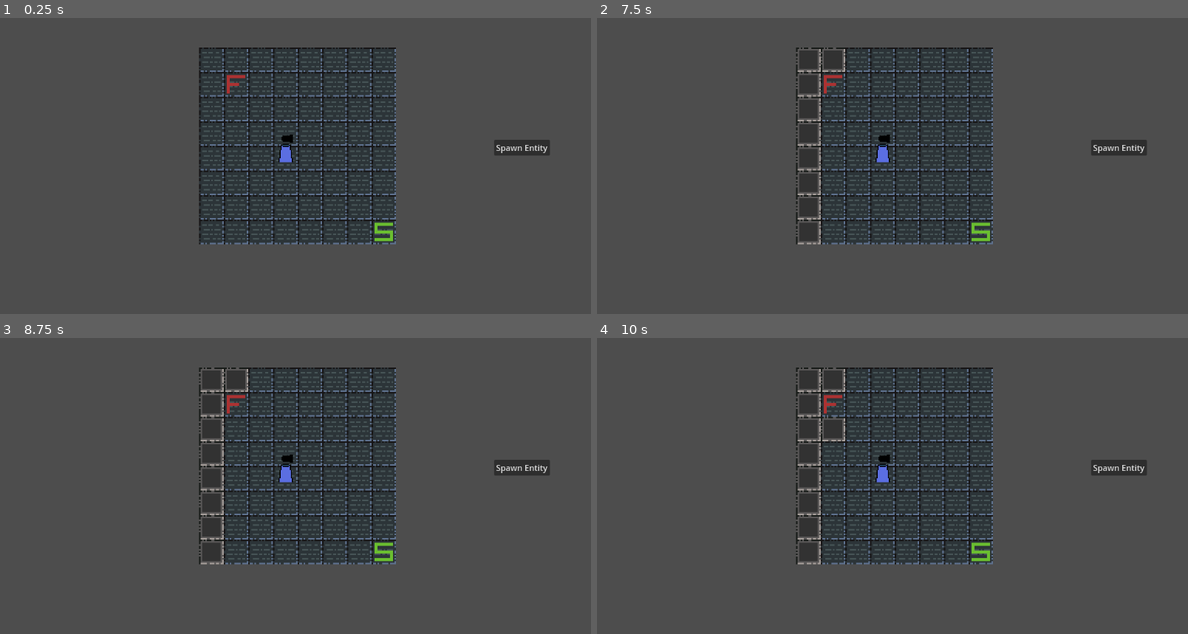
Above: before the commit, frames 1-4 (two rows, left to right).
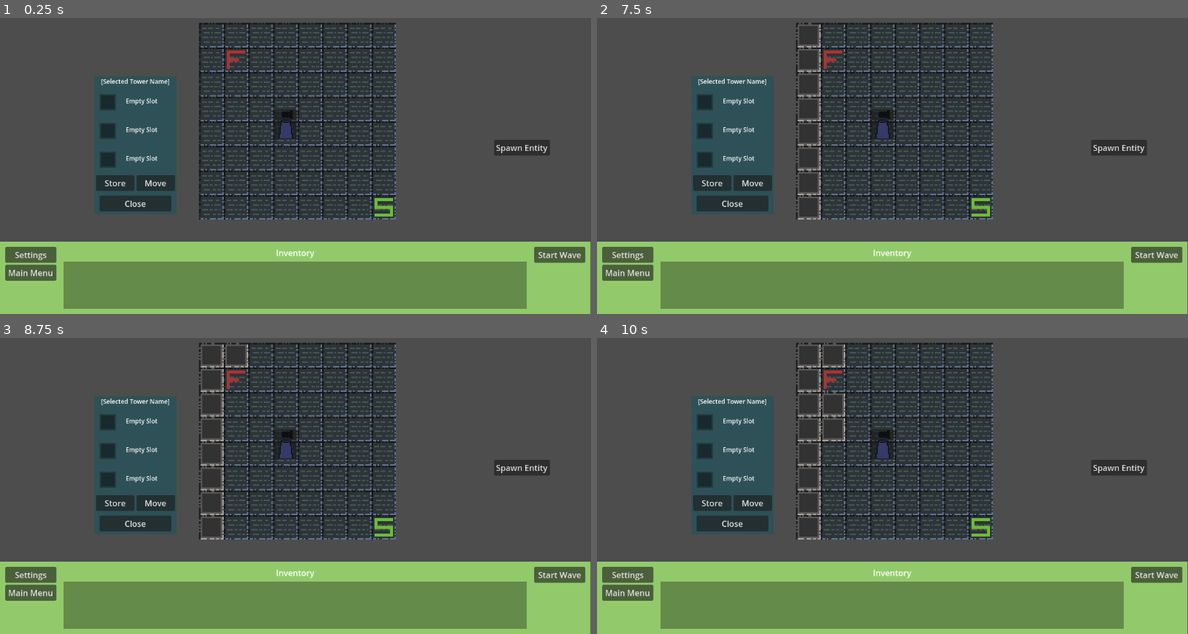
Above: after the commit, the same moments.

Repository: Shmupo/BrackeysGJ-TdGame
Game: Godot game, scene res://Scenes/TestScene.tscn
Two runs of this game, one before a commit and one after it. Both use one fixed random seed, a clock stepped at 60 frames per second and the inputs below.
Inputs (mouse positions are in pixels of both pictures, inside the frame that each line leads up to):
- Up to frame 1 (0.25 s): no input
- Up to frame 2 (7.5 s): click (809, 59) at 0.52 s; click (809, 35) at 1.27 s; click (809, 83) at 2.02 s; click (809, 109) at 2.77 s; click (809, 133) at 3.52 s; click (809, 157) at 4.27 s; click (809, 183) at 5.02 s; click (809, 207) at 5.77 s; click (809, 231) at 6.52 s; click (833, 59) at 7.27 s
- Up to frame 3 (8.75 s): click (236, 355) at 8.02 s
- Up to frame 4 (10 s): click (833, 403) at 8.77 s; click (833, 429) at 9.52 s

The runs differ from the first frame. In frame 1, 35% of the frame differs, in the area x 0-100%, y 1-100%; in frame 2, 35%; in frame 3, 35%; in frame 4, 35%.

Commit message:
Add TowerMenu, Nonfunctional UI with Inventory Menu, other changes
TilePlacementComponent now uses InputComponent's generated buttons to get user input. Needed to do this because the TowerModMenu was overlapping with the UserInteractableTileMapLayer input.

Added damage value to ShootingComponent
Added targetingRadius + setter to set target range of tower
Added modsComponent object to tower - not yet fully implemented

Diff:
--- /dev/null
+++ b/Scenes/Components/ModsInventoryMenu.tscn
@@ -0,0 +1,65 @@
+[gd_scene format=3 uid="uid://dyd4rvrn12tp"]
+
+[node name="ModsInventoryMenu" type="MarginContainer"]
+offset_top = 507.0
+offset_right = 1151.0
+offset_bottom = 648.0
+
+[node name="MenuBackgroundColorRect" type="ColorRect" parent="."]
+layout_mode = 2
+mouse_filter = 2
+color = Color(0.574011, 0.792985, 0.419779, 1)
+
+[node name="MarginContainer" type="MarginContainer" parent="."]
+layout_mode = 2
+theme_override_constants/margin_left = 10
+theme_override_constants/margin_top = 10
+theme_override_constants/margin_right = 10
+theme_override_constants/margin_bottom = 10
+
+[node name="ModsInventoryMenu" type="HBoxContainer" parent="MarginContainer"]
+layout_mode = 2
+
+[node name="LeftVBoxContainer" type="VBoxContainer" parent="MarginContainer/ModsInventoryMenu"]
+custom_minimum_size = Vector2(100, 0)
+layout_mode = 2
+
+[node name="SettingsButton" type="Button" parent="MarginContainer/ModsInventoryMenu/LeftVBoxContainer"]
+layout_mode = 2
+text = "Settings"
+
+[node name="MainMenuButton" type="Button" parent="MarginContainer/ModsInventoryMenu/LeftVBoxContainer"]
+layout_mode = 2
+text = "Main Menu"
+
+[node name="MidVBoxContainer" type="VBoxContainer" parent="MarginContainer/ModsInventoryMenu"]
+layout_mode = 2
+size_flags_horizontal = 3
+
+[node name="ModsRichTextLabel" type="RichTextLabel" parent="MarginContainer/ModsInventoryMenu/MidVBoxContainer"]
+custom_minimum_size = Vector2(0, 25)
+layout_mode = 2
+bbcode_enabled = true
+text = "[center]Inventory"
+
+[node name="MarginContainer" type="MarginContainer" parent="MarginContainer/ModsInventoryMenu/MidVBoxContainer"]
+layout_mode = 2
+size_flags_vertical = 3
+theme_override_constants/margin_left = 10
+theme_override_constants/margin_right = 10
+
+[node name="ColorRect" type="ColorRect" parent="MarginContainer/ModsInventoryMenu/MidVBoxContainer/MarginContainer"]
+layout_mode = 2
+mouse_filter = 2
+color = Color(0, 0, 0, 0.313726)
+
+[node name="ModsGridContainer" type="GridContainer" parent="MarginContainer/ModsInventoryMenu/MidVBoxContainer/MarginContainer"]
+layout_mode = 2
+
+[node name="RightVBoxContainer" type="VBoxContainer" parent="MarginContainer/ModsInventoryMenu"]
+custom_minimum_size = Vector2(100, 0)
+layout_mode = 2
+
+[node name="StartWaveButton" type="Button" parent="MarginContainer/ModsInventoryMenu/RightVBoxContainer"]
+layout_mode = 2
+text = "Start Wave"
--- a/Scenes/Components/Tower/TestTower1.tscn
+++ b/Scenes/Components/Tower/TestTower1.tscn
@@ -1,10 +1,12 @@
-[gd_scene load_steps=7 format=3 uid="uid://dhauw1e87j6c7"]
+[gd_scene load_steps=9 format=3 uid="uid://dhauw1e87j6c7"]
 
 [ext_resource type="Texture2D" uid="uid://1dxs4cepqs1w" path="res://Assets/Resources/TestTower1Body.tres" id="1_udgcx"]
 [ext_resource type="Script" path="res://Scripts/Tower/Tower.gd" id="1_w7taf"]
 [ext_resource type="Texture2D" uid="uid://bfh13yodu0ibs" path="res://Assets/Resources/TestTower1Turret.tres" id="2_p2wjh"]
 [ext_resource type="Script" path="res://Scripts/Tower/TargetingComponent.gd" id="3_8ihh2"]
 [ext_resource type="Script" path="res://Scripts/Tower/ShootingComponent.gd" id="5_4dxmy"]
+[ext_resource type="Script" path="res://Scripts/Tower/ModsComponent.gd" id="6_xh02y"]
+[ext_resource type="Script" path="res://Scripts/Tower/TowerMenuButton.gd" id="7_lcyod"]
 
 [sub_resource type="CircleShape2D" id="CircleShape2D_s7i8f"]
 radius = 50.0
@@ -33,3 +35,14 @@
 shape = SubResource("CircleShape2D_s7i8f")
 
 [node name="FireTimer" type="Timer" parent="."]
+
+[node name="ModsComponent" type="Node" parent="."]
+script = ExtResource("6_xh02y")
+
+[node name="TowerMenuButton" type="Button" parent="."]
+offset_left = -11.0
+offset_top = -13.0
+offset_right = 33.0
+offset_bottom = 45.0
+scale = Vector2(0.5, 0.5)
+script = ExtResource("7_lcyod")
--- /dev/null
+++ b/Scenes/Components/Tower/TowerMenu.tscn
@@ -0,0 +1,213 @@
+[gd_scene load_steps=2 format=3 uid="uid://s08lq8bnqkx0"]
+
+[ext_resource type="Script" path="res://Scripts/Tower/ModMenu/TowerMenu.gd" id="1_efdv1"]
+
+[node name="TowerModMenu" type="Node2D"]
+script = ExtResource("1_efdv1")
+
+[node name="MarginContainer" type="MarginContainer" parent="."]
+offset_left = -81.0
+offset_top = -125.0
+offset_right = 79.0
+offset_bottom = 125.0
+
+[node name="MenuBackgroundColorRect" type="ColorRect" parent="MarginContainer"]
+layout_mode = 2
+color = Color(0.182567, 0.316886, 0.343739, 1)
+
+[node name="VBoxContainer" type="VBoxContainer" parent="MarginContainer"]
+layout_mode = 2
+size_flags_vertical = 4
+
+[node name="MarginContainer" type="MarginContainer" parent="MarginContainer/VBoxContainer"]
+layout_mode = 2
+theme_override_constants/margin_left = 2
+theme_override_constants/margin_top = 2
+theme_override_constants/margin_right = 2
+theme_override_constants/margin_bottom = 2
+
+[node name="TowerNameRichTextLabel" type="RichTextLabel" parent="MarginContainer/VBoxContainer/MarginContainer"]
+unique_name_in_owner = true
+layout_mode = 2
+size_flags_vertical = 4
+theme_override_font_sizes/normal_font_size = 12
+bbcode_enabled = true
+text = "[center][Selected Tower Name]"
+fit_content = true
+scroll_active = false
+
+[node name="ModSlotRow" type="HBoxContainer" parent="MarginContainer/VBoxContainer"]
+custom_minimum_size = Vector2(0, 50)
+layout_mode = 2
+
+[node name="SlotMarginContainer" type="MarginContainer" parent="MarginContainer/VBoxContainer/ModSlotRow"]
+layout_mode = 2
+theme_override_constants/margin_left = 10
+theme_override_constants/margin_top = 10
+theme_override_constants/margin_right = 10
+theme_override_constants/margin_bottom = 10
+
+[node name="SlotBackground" type="ColorRect" parent="MarginContainer/VBoxContainer/ModSlotRow/SlotMarginContainer"]
+custom_minimum_size = Vector2(26, 26)
+layout_mode = 2
+size_flags_horizontal = 4
+size_flags_vertical = 4
+mouse_filter = 2
+color = Color(0, 0, 0, 0.27451)
+
+[node name="SnapPoint1" type="Node2D" parent="MarginContainer/VBoxContainer/ModSlotRow/SlotMarginContainer/SlotBackground"]
+unique_name_in_owner = true
+position = Vector2(13, 13)
+
+[node name="SlotBackground2" type="ColorRect" parent="MarginContainer/VBoxContainer/ModSlotRow/SlotMarginContainer"]
+custom_minimum_size = Vector2(32, 32)
+layout_mode = 2
+size_flags_horizontal = 4
+size_flags_vertical = 4
+mouse_filter = 2
+color = Color(0, 0, 0, 0.27451)
+
+[node name="ModNameMarginContainer" type="MarginContainer" parent="MarginContainer/VBoxContainer/ModSlotRow"]
+clip_contents = true
+layout_mode = 2
+size_flags_horizontal = 3
+theme_override_constants/margin_left = 5
+theme_override_constants/margin_top = 5
+theme_override_constants/margin_right = 5
+theme_override_constants/margin_bottom = 10
+
+[node name="RichTextLabel" type="RichTextLabel" parent="MarginContainer/VBoxContainer/ModSlotRow/ModNameMarginContainer"]
+layout_mode = 2
+size_flags_vertical = 4
+theme_override_font_sizes/normal_font_size = 12
+text = "Empty Slot"
+fit_content = true
+scroll_active = false
+metadata/_edit_use_anchors_ = true
+
+[node name="ModSlotRow2" type="HBoxContainer" parent="MarginContainer/VBoxContainer"]
+custom_minimum_size = Vector2(0, 50)
+layout_mode = 2
+
+[node name="SlotMarginContainer" type="MarginContainer" parent="MarginContainer/VBoxContainer/ModSlotRow2"]
+layout_mode = 2
+theme_override_constants/margin_left = 10
+theme_override_constants/margin_top = 10
+theme_override_constants/margin_right = 10
+theme_override_constants/margin_bottom = 10
+
+[node name="SlotBackground" type="ColorRect" parent="MarginContainer/VBoxContainer/ModSlotRow2/SlotMarginContainer"]
+custom_minimum_size = Vector2(26, 26)
+layout_mode = 2
+size_flags_horizontal = 4
+size_flags_vertical = 4
+mouse_filter = 2
+color = Color(0, 0, 0, 0.27451)
+
+[node name="SnapPoint2" type="Node2D" parent="MarginContainer/VBoxContainer/ModSlotRow2/SlotMarginContainer/SlotBackground"]
+unique_name_in_owner = true
+position = Vector2(13, 13)
+
+[node name="SlotBackground2" type="ColorRect" parent="MarginContainer/VBoxContainer/ModSlotRow2/SlotMarginContainer"]
+custom_minimum_size = Vector2(32, 32)
+layout_mode = 2
+size_flags_horizontal = 4
+size_flags_vertical = 4
+mouse_filter = 2
+color = Color(0, 0, 0, 0.27451)
+
+[node name="ModNameMarginContainer" type="MarginContainer" parent="MarginContainer/VBoxContainer/ModSlotRow2"]
+clip_contents = true
+layout_mode = 2
+size_flags_horizontal = 3
+theme_override_constants/margin_left = 5
+theme_override_constants/margin_top = 5
+theme_override_constants/margin_right = 5
+theme_override_constants/margin_bottom = 10
+
+[node name="RichTextLabel" type="RichTextLabel" parent="MarginContainer/VBoxContainer/ModSlotRow2/ModNameMarginContainer"]
+layout_mode = 2
+size_flags_vertical = 4
+theme_override_font_sizes/normal_font_size = 12
+text = "Empty Slot"
+fit_content = true
+scroll_active = false
+metadata/_edit_use_anchors_ = true
+
+[node name="ModSlotRow3" type="HBoxContainer" parent="MarginContainer/VBoxContainer"]
+custom_minimum_size = Vector2(0, 50)
+layout_mode = 2
+
+[node name="SlotMarginContainer" type="MarginContainer" parent="MarginContainer/VBoxContainer/ModSlotRow3"]
+layout_mode = 2
+theme_override_constants/margin_left = 10
+theme_override_constants/margin_top = 10
+theme_override_constants/margin_right = 10
+theme_override_constants/margin_bottom = 10
+
+[node name="SlotBackground" type="ColorRect" parent="MarginContainer/VBoxContainer/ModSlotRow3/SlotMarginContainer"]
+custom_minimum_size = Vector2(26, 26)
+layout_mode = 2
+size_flags_horizontal = 4
+size_flags_vertical = 4
+mouse_filter = 2
+color = Color(0, 0, 0, 0.27451)
+
+[node name="SnapPoint3" type="Node2D" parent="MarginContainer/VBoxContainer/ModSlotRow3/SlotMarginContainer/SlotBackground"]
+unique_name_in_owner = true
+position = Vector2(13, 13)
+
+[node name="SlotBackground2" type="ColorRect" parent="MarginContainer/VBoxContainer/ModSlotRow3/SlotMarginContainer"]
+custom_minimum_size = Vector2(32, 32)
+layout_mode = 2
+size_flags_horizontal = 4
+size_flags_vertical = 4
+mouse_filter = 2
+color = Color(0, 0, 0, 0.27451)
+
+[node name="ModNameMarginContainer" type="MarginContainer" parent="MarginContainer/VBoxContainer/ModSlotRow3"]
+clip_contents = true
+layout_mode = 2
+size_flags_horizontal = 3
+theme_override_constants/margin_left = 5
+theme_override_constants/margin_top = 5
+theme_override_constants/margin_right = 5
+theme_override_constants/margin_bottom = 10
+
+[node name="RichTextLabel" type="RichTextLabel" parent="MarginContainer/VBoxContainer/ModSlotRow3/ModNameMarginContainer"]
+layout_mode = 2
+size_flags_vertical = 4
+theme_override_font_sizes/normal_font_size = 12
+text = "Empty Slot"
+fit_content = true
+scroll_active = false
+metadata/_edit_use_anchors_ = true
+
+[node name="HBoxContainer" type="HBoxContainer" parent="MarginContainer/VBoxContainer"]
+layout_mode = 2
+size_flags_horizontal = 4
+size_flags_vertical = 4
+
+[node name="StoreButton" type="Button" parent="MarginContainer/VBoxContainer/HBoxContainer"]
+unique_name_in_owner = true
+custom_minimum_size = Vector2(75, 0)
+layout_mode = 2
+text = "Store"
+
+[node name="MoveButton" type="Button" parent="MarginContainer/VBoxContainer/HBoxContainer"]
+unique_name_in_owner = true
+custom_minimum_size = Vector2(75, 0)
+layout_mode = 2
+text = "Move"
+
+[node name="MarginContainer2" type="MarginContainer" parent="MarginContainer/VBoxContainer"]
+layout_mode = 2
+theme_override_constants/margin_left = 10
+theme_override_constants/margin_top = 5
+theme_override_constants/margin_right = 10
+theme_override_constants/margin_bottom = 5
+
+[node name="CloseButton" type="Button" parent="MarginContainer/VBoxContainer/MarginContainer2"]
+unique_name_in_owner = true
+layout_mode = 2
+text = "Close"
--- a/Scenes/TestScene.tscn
+++ b/Scenes/TestScene.tscn
@@ -1,9 +1,11 @@
-[gd_scene load_steps=7 format=4 uid="uid://u0da0rqffi33"]
+[gd_scene load_steps=9 format=4 uid="uid://u0da0rqffi33"]
 
 [ext_resource type="PackedScene" uid="uid://7xucjjga5p5t" path="res://Scenes/Components/UserInteractableTileMap.tscn" id="1_oi0qw"]
 [ext_resource type="Texture2D" uid="uid://8jl5xsmjy2y1" path="res://Assets/TilemapPrototype1Sheet.png" id="2_e1nrq"]
 [ext_resource type="Script" path="res://Scripts/Entity/EntityManager.gd" id="3_hw5di"]
 [ext_resource type="PackedScene" uid="uid://dhauw1e87j6c7" path="res://Scenes/Components/Tower/TestTower1.tscn" id="4_iym6a"]
+[ext_resource type="PackedScene" uid="uid://s08lq8bnqkx0" path="res://Scenes/Components/Tower/TowerMenu.tscn" id="4_koogo"]
+[ext_resource type="PackedScene" uid="uid://dyd4rvrn12tp" path="res://Scenes/Components/ModsInventoryMenu.tscn" id="6_qdaid"]
 
 [sub_resource type="TileSetAtlasSource" id="TileSetAtlasSource_73egr"]
 texture = ExtResource("2_e1nrq")
@@ -24,12 +26,13 @@
 [node name="TestScene" type="Node2D"]
 
 [node name="BackgroundLayer" type="TileMapLayer" parent="."]
-position = Vector2(580, 320)
+position = Vector2(580, 272)
 scale = Vector2(3, 3)
 tile_map_data = PackedByteArray("AAAAAP//AAACAAAAAAD/////AAACAAAAAAD//wAAAAACAAAAAAAAAAAAAAACAAAAAAABAAAAAAACAAAAAAABAP …(944 unchanged characters)…
 tile_set = SubResource("TileSet_bmptf")
 
 [node name="UserInteractableTileMapLayer" parent="." instance=ExtResource("1_oi0qw")]
+position = Vector2(580, 272)
 scale = Vector2(3, 3)
 
 [node name="EntityManager" type="Node2D" parent="UserInteractableTileMapLayer"]
@@ -37,7 +40,7 @@
 scale = Vector2(0.333333, 0.333333)
 script = ExtResource("3_hw5di")
 
-[node name="Button" type="Button" parent="."]
+[node name="SpawnEntityButton" type="Button" parent="."]
 offset_left = 963.0
 offset_top = 308.0
 offset_right = 1072.0
@@ -45,5 +48,12 @@
 text = "Spawn Entity"
 
 [node name="TestTower1" parent="." instance=ExtResource("4_iym6a")]
-position = Vector2(557, 322)
+position = Vector2(557, 275)
 scale = Vector2(2, 2)
+
+[node name="TowerMenu" parent="." instance=ExtResource("4_koogo")]
+top_level = true
+position = Vector2(265, 309)
+scale = Vector2(0.999999, 0.999999)
+
+[node name="ModsInventoryMenu" parent="." instance=ExtResource("6_qdaid")]
--- a/Scripts/Entity/EntityBaseClass.gd
+++ b/Scripts/Entity/EntityBaseClass.gd
@@ -15,10 +15,8 @@
 func setup(path: PackedVector2Array) -> void:
 	if path.size() > 0:
 		movementComponent.setup(path)
-		position = path[0]
-	else:
-		print("Error: trying to set a path with no values onto entity, calling queue free onto entity")
-		# delete this entity since no path will be followed
+		global_position = path[0]
+	else: # no path set, delete self
 		queue_free()
 
 # pass into movement component
--- a/Scripts/Entity/EntityManager.gd
+++ b/Scripts/Entity/EntityManager.gd
@@ -13,7 +13,7 @@
 @onready var userInteractableTileMapLayer: UserInteractableTilemapLayer = $".."
 
 # TESTING
-@onready var spawnEntityButton: Button = $"../../Button"
+@onready var spawnEntityButton: Button = $"../../SpawnEntityButton"
 
 var startCoord: Vector2
 
--- a/Scripts/Entity/MovementComponent.gd
+++ b/Scripts/Entity/MovementComponent.gd
@@ -19,17 +19,14 @@
 # get parent
 @onready var entity: Entity = $".."
 
-func _ready() -> void:
-	pass
-
 # call this before making the entity do anything
 func setup(newPath: Array[Vector2]) -> void:
 	path = newPath
 
 # call this to make this entity start moving along the path
 func startMoving() -> void:
-	if path == null:
-		print("ERROR: called startMoving on " + name + ", but no path is set to move with")
+	if path.is_empty():
+		print("ERROR: called startMoving on " + name + ", but no path is set to move along.")
 	else:
 		moving = true
 
@@ -40,8 +37,10 @@
 func _process(delta: float) -> void:
 	if moving:
 		entity.global_position = entity.global_position.move_toward(path[pathIdx], delta * moveSpeed)
-		# if reach coordinate in path
-		if entity.global_position == path[pathIdx]:
+
+		# cannot do entity.global_position == path[pathIdx] due to floating point comparison not working
+		# using distance_squared_to because it is faster than distance_to
+		if entity.global_position.distance_squared_to(path[pathIdx]) < 0.01: # if reached target coord
 			pathIdx += 1 # increment coordinate idx
 			if pathIdx >= path.size(): # reached end of path
 				moving = false
--- a/Scripts/TileMap/InputComponent.gd
+++ b/Scripts/TileMap/InputComponent.gd
@@ -77,5 +77,5 @@
 
 func onTileClicked(gridCoord: Vector2i):
 	userClickTile.emit(gridCoord)
-	# DEBUG - pring coordinate that was clicked
+	# DEBUG - print coordinate that was clicked
 	#print(gridCoord)
--- a/Scripts/TileMap/PathingComponent.gd
+++ b/Scripts/TileMap/PathingComponent.gd
@@ -101,7 +101,8 @@
 			for localCoord in localPath:
 				path.append(tileMapLayer.to_global(localCoord) + halfTileSize)
 
-		print(path)
+		if path.size() > 0:
+			print(path)
 	else:
 		print("Error, cannot generate path between ", startCoord, " and ", endCoord)
 
--- a/Scripts/TileMap/TilePlacementComponent.gd
+++ b/Scripts/TileMap/TilePlacementComponent.gd
@@ -27,27 +27,38 @@
 	inputComponent = $"../InputComponent"
 	tileMapLayer = get_parent()
 
+	inputComponent.userClickTile.connect(onTileButtonClicked)
 
-func _input(event: InputEvent) -> void:
-	# "event is InputEventMouseButton" prevents counting a single physical click as two and causing bugs
-	if Input.is_action_just_released("LeftMouseClick") and event is InputEventMouseButton:
-		# grid coordinate of mouse on the tilemap
-		var gridMouseCoord: Vector2i = tileMapLayer.local_to_map(get_local_mouse_position())
 
-		if !gridMouseCoord in invalidCoords: # if within bounds defined within inputComponent
-			#print("Clicked on tile: ", gridMouseCoord)
-			if inputComponent.tileButtonsDict.has(gridMouseCoord):
-				if tileMapLayer.get_cell_tile_data(gridMouseCoord) == null: # if there is no tile here
-					#print("Clicked on an empty path - placing path...")
-					placePathOnMap(gridMouseCoord)
-				else: # if there is a tile here
-					#print("Clicked on a path - removing path...")
-					removePath(gridMouseCoord)
-			#else:
-				#print("Clicked on a tile outside bounds - no changes made...")
-		#else:
-			#print("Clicked on an invalid coord - no changes made...")
+#func _input(event: InputEvent) -> void:
+	## "event is InputEventMouseButton" prevents counting a single physical click as two and causing bugs
+	#if Input.is_action_just_released("LeftMouseClick") and event is InputEventMouseButton:
+		## grid coordinate of mouse on the tilemap
+		#var gridMouseCoord: Vector2i = tileMapLayer.local_to_map(get_local_mouse_position())
+		#
+		#if !gridMouseCoord in invalidCoords: # if within bounds defined within inputComponent
+			##print("Clicked on tile: ", gridMouseCoord)
+			#if inputComponent.tileButtonsDict.has(gridMouseCoord):
+				#if tileMapLayer.get_cell_tile_data(gridMouseCoord) == null: # if there is no tile here
+					##print("Clicked on an empty path - placing path...")
+					#placePathOnMap(gridMouseCoord)
+				#else: # if there is a tile here
+					##print("Clicked on a path - removing path...")
+					#removePath(gridMouseCoord)
+			##else:
+				##print("Clicked on a tile outside bounds - no changes made...")
+		##else:
+			##print("Clicked on an invalid coord - no changes made...")
 
+# uses the buttons generated by InputComponent to handle user input
+func onTileButtonClicked(coord: Vector2i) -> void:
+	if coord not in invalidCoords:
+		if tileMapLayer.get_cell_tile_data(coord) == null: # if tile is empty
+			placePathOnMap(coord)
+		else:
+			removePath(coord)
+	else:
+		print("Clicked on an invalid coord - no changes made...")
 
 # places a path tile at the grid coordinate
 func placePathOnMap(coord: Vector2i) -> void:
--- /dev/null
+++ b/Scripts/Tower/ModMenu/TowerMenu.gd
@@ -0,0 +1,54 @@
+class_name TowerMenu
+extends Node2D
+
+## The TowerModMenu displays a UI that the use can use to interact with the tower
+##
+## Using this UI, the user can:
+## Move the tower
+## Store the tower in their inventory
+## Place a mod into the mod slot of a tower
+##
+## This UI opens whenever a user clicks on a tower
+##
+## NOTE: only one instance of this menu is to exist at a time within a single scene
+## NOTE: this node needs to be placed AFTER the UserInteractableTileMapLayer or else it not catch mouse inputs
+
+@onready var towerNameLabel: RichTextLabel = %TowerNameRichTextLabel
+@onready var moveButton: Button = %MoveButton
+@onready var storeButton: Button = %StoreButton
+@onready var closeButton: Button = %CloseButton
+@onready var slotSnapPoints: Array = [%SnapPoint1, %SnapPoint2, %SnapPoint3]
+
+var tower: Tower
+# TEMP - where to display this menu in reference to the tower
+var displayOffset: Vector2 = Vector2(-150, 0)
+
+func _ready() -> void:
+	add_to_group("TowerMenu")
+
+	closeButton.button_up.connect(closeMenu)
+
+func openMenu(newTower: Tower) -> void:
+	tower = newTower
+	setTowerNameLabel(tower.towerName)
+	global_position = tower.global_position + displayOffset
+	show()
+
+func closeMenu() -> void:
+	clear()
+	hide()
+
+func setTowerNameLabel(towerName: String) -> void:
+	towerNameLabel.text = "[center]" + towerName
+
+func setTowerMods() -> void:
+	pass
+
+func onMovePressed() -> void:
+	pass
+
+func onStorePressed() -> void:
+	pass
+
+func clear() -> void:
+	tower = null
--- /dev/null
+++ b/Scripts/Tower/ModsComponent.gd
@@ -0,0 +1,12 @@
+class_name ModsComponent
+extends Node
+
+## ModsComponent is used to store the mods of a tower and apply those mods to the tower stats
+##
+##
+##
+
+var mods: Array
+
+func getMods() -> Array:
+	return mods
--- a/Scripts/Tower/ShootingComponent.gd
+++ b/Scripts/Tower/ShootingComponent.gd
@@ -3,6 +3,8 @@
 
 # testing placeholder
 var projectileInstancePath: String = "res://Scenes/Components/Tower/Projectile/TestProjectile1.tscn"
+
+var damage: float = 1
 
 # This will create a projectile that is linked to the target
 func fireProjectile(target: Node2D) -> void:
--- a/Scripts/Tower/TargetingComponent.gd
+++ b/Scripts/Tower/TargetingComponent.gd
@@ -13,6 +13,8 @@
 signal areaEntered
 
 @onready var targetingArea: Area2D = $"../TargetingArea2D"
+@onready var targetingShape: CollisionShape2D = $"../TargetingArea2D/CollisionShape2D"
+var targetingRadius: float = 50 : set = setTargetRadius
 
 # array of entity hitboxes (Area2D) in the order they entered the targeting area
 var targetQueue: Array = []
@@ -38,3 +40,9 @@
 func onAreaExited(area: Area2D) -> void:
 	targetQueue.erase(area)
 	#print(targetQueue)
+
+# change targeting radius shape
+# TEST - not tested yet
+func setTargetRadius(value: float) -> void:
+	targetingRadius = value
+	targetingShape.shape.radius = value
--- a/Scripts/Tower/Tower.gd
+++ b/Scripts/Tower/Tower.gd
@@ -1,13 +1,26 @@
-extends Node
+class_name Tower
+extends Node2D
+
+## Tower is the base class of a tower defence tower
+##
+## This script controls when the tower will fire
+##
+## targetingComponent controls what this tower fires at and is used to get the targets
+## shootingComponent controls what projectile the tower shoots and the damage the projectile deals
+## modsComponent manages the mods - stores the mods and applies them to this tower's stats
 
 @onready var targetingComponent: TargetingComponent = $TargetingComponent
 @onready var shootingComponent: ShootingComponent = $ShootingComponent
+@onready var modsComponent: ModsComponent = $ModsComponent
+
 # if this timer is counting, do not fire
 @onready var fireTimer: Timer = $FireTimer
 
 # fires after this amount of time has passed
 @export var fireDelaySeconds: float = 0.5
 var firing: bool = false
+
+var towerName: String = "TestTower1"
 
 func _ready() -> void:
 	targetingComponent.areaEntered.connect(onTargetAreaEntered)
@@ -34,3 +47,7 @@
 func onFireTimerTimeout() -> void:
 	firing = false
 	fire()
+
+# TODO
+func getMods() -> Array:
+	return []
--- /dev/null
+++ b/Scripts/Tower/TowerMenuButton.gd
@@ -0,0 +1,20 @@
+extends Button
+
+var towerMenu: TowerMenu
+@onready var tower: Tower =  $".."
+
+func _ready() -> void:
+	#towerMenu = get_tree().get_first_node_in_group("TowerMenu")
+
+	button_up.connect(onPressed)
+
+func onPressed() -> void:
+	# need this due to weird load order
+	if towerMenu == null:
+		towerMenu = get_tree().get_first_node_in_group("TowerMenu")
+
+	if towerMenu.tower == tower and towerMenu.visible == true: # menu is showing AND it is showing this tower
+		towerMenu.closeMenu()
+	else:
+		towerMenu.closeMenu() # clears the menu just in case another was selected
+		towerMenu.openMenu(tower)
